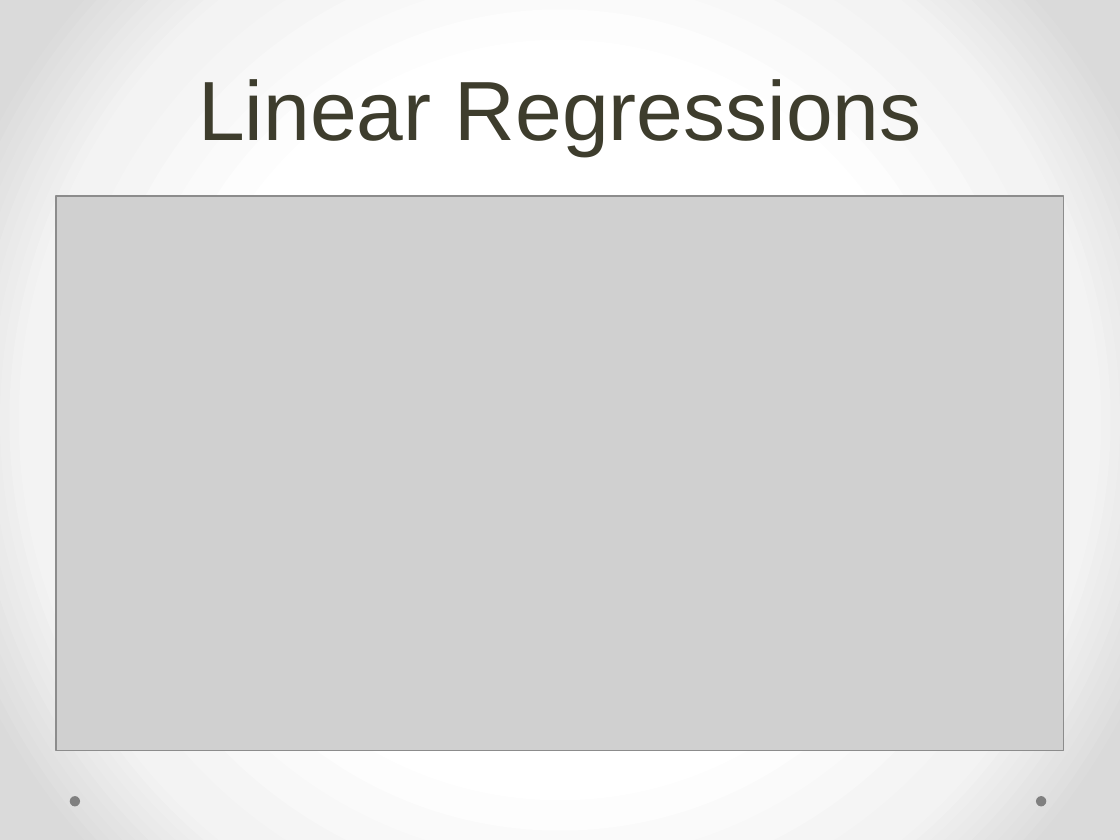
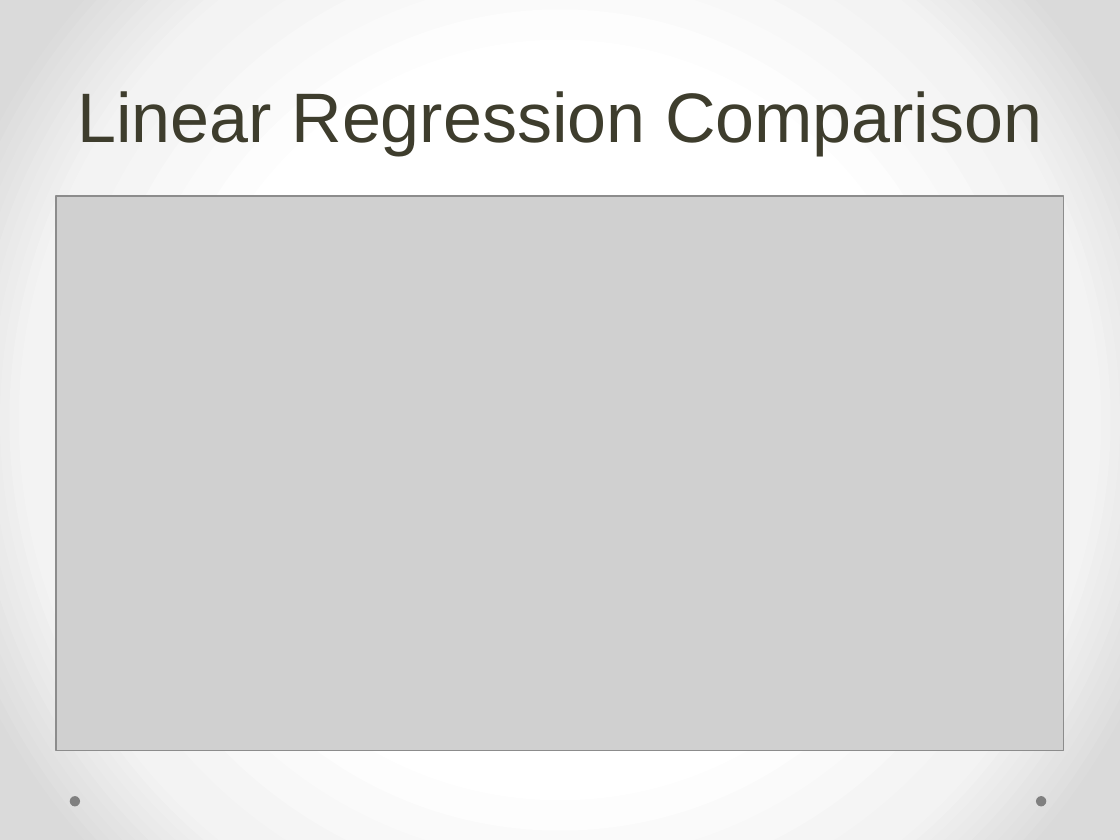
Before and after one commit to JimmyLiang888/SF_Dat_17_WORK, a slide deck: slide 10 of DS_Project/JLiang_XAU.pptx. Drawn at 1120x840 pixels with LibreOffice and Linux fonts; fonts in the diff are those of the drawing; grey boxes stand for pictures. Boxes give left, top, right and bottom in pixels: in the first picture for what was removed or moved away, otherwise in the second. Text is boxed around its words. In the diff, an @@ line names an element or a change of style, - is before the commit and + after.

```diff
--- a/DS_Project/JLiang_XAU.pptx
+++ b/DS_Project/JLiang_XAU.pptx
@@ title at <box>78,91,1042,155</box>: text changed; size 54 to 45 pt @@
-Linear Regressions
+Linear Regression Comparison
```
Also in this commit, not shown: 3 other slides changed, 4 slides added, 4 slides removed.
